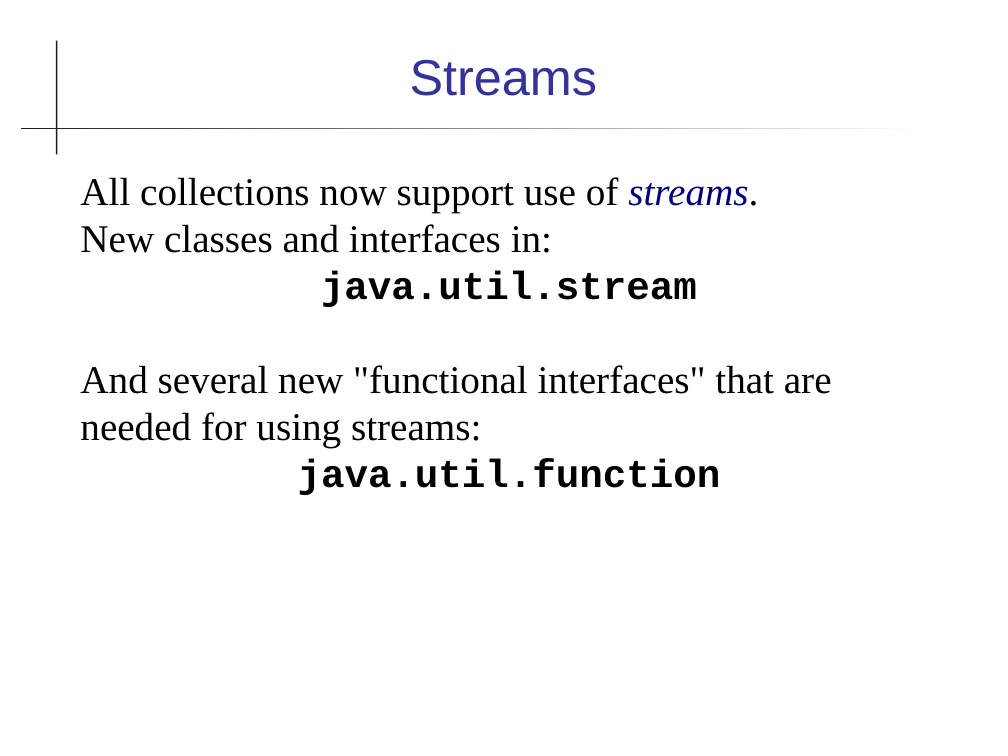
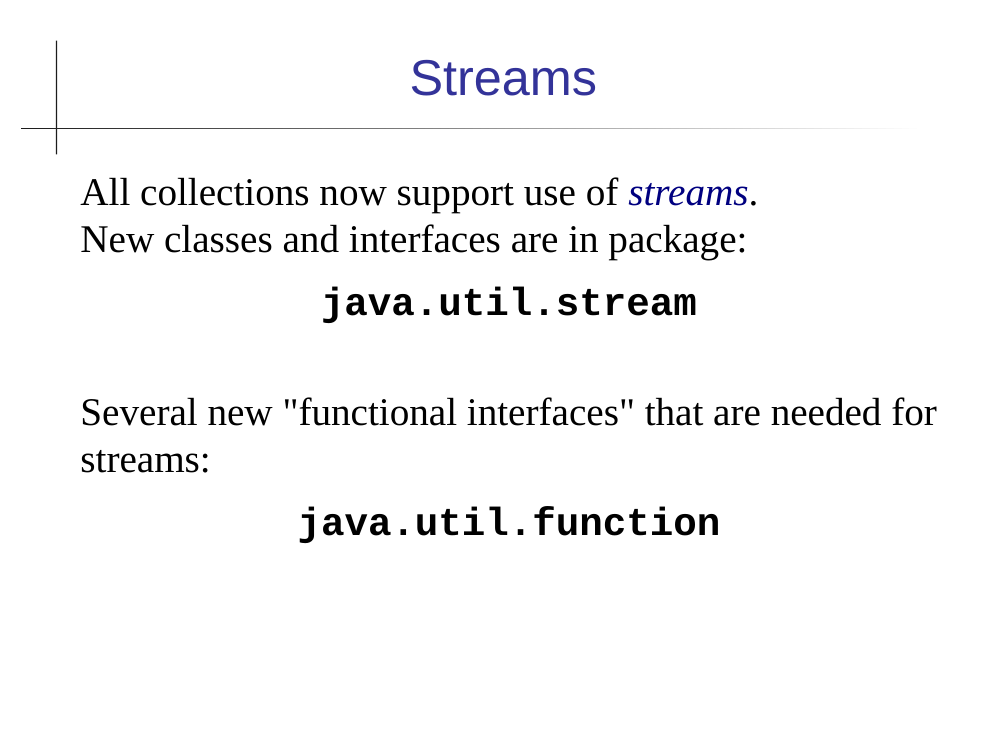
Before and after one commit to skeoop/skeoop.github.io, a slide deck: slide 18 of week13/Java-8-Features.ppt (slide 17 before the commit). Drawn at 1008x756 pixels with LibreOffice and Linux fonts; fonts in the diff are those of the drawing. Boxes give left, top, right and bottom in pixels: in the first picture for what was removed or moved away, otherwise in the second. Text is boxed around its words. In the diff, an @@ line names an element or a change of style, - is before the commit and + after.

```diff
--- a/week13/Java-8-Features.ppt
+++ b/week13/Java-8-Features.ppt
@@ text at box(80, 224, 747, 260): text changed @@
-New classes and interfaces in:
+New classes and interfaces are in package:
@@ text at box(298, 287, 721, 543): more space between paragraphs @@
@@ text at box(80, 397, 937, 473): text changed @@
-And several new "functional interfaces" that are needed for using streams:
+Several new "functional interfaces" that are needed for streams:
```
Also in this commit, not shown: 16 other slides changed, 1 slide added, 10 other files.
